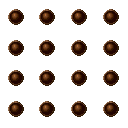
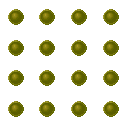
The second 128px x 128px image is a revision of the first. Changes to its layers:
painted on "레이어 6" over [8, 9, 119, 86]
removed layer "레이어 5" over [8, 70, 119, 86]
removed layer "레이어 4" over [8, 40, 119, 56]
removed layer "레이어 3" over [8, 9, 119, 25]
